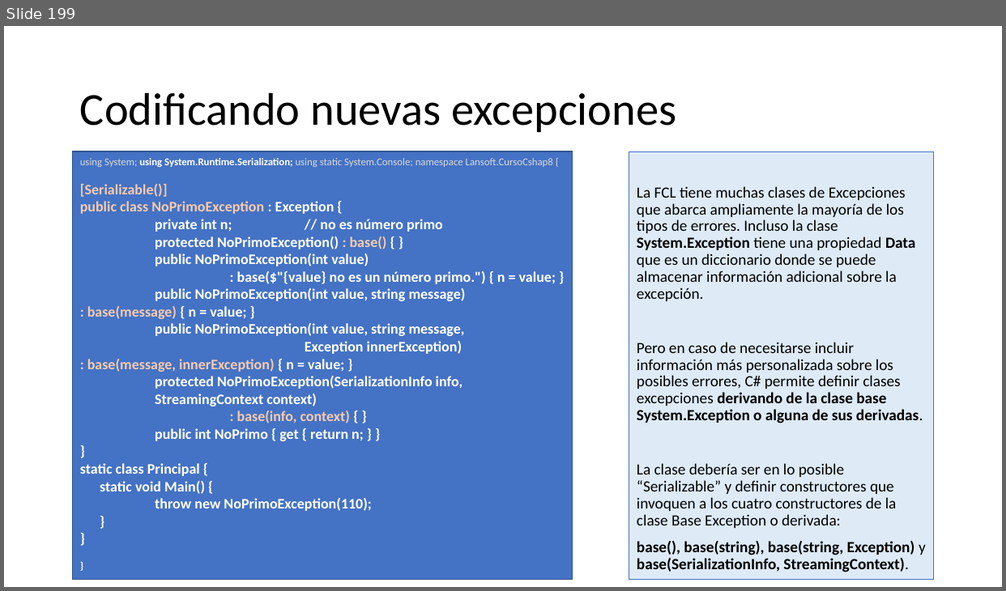
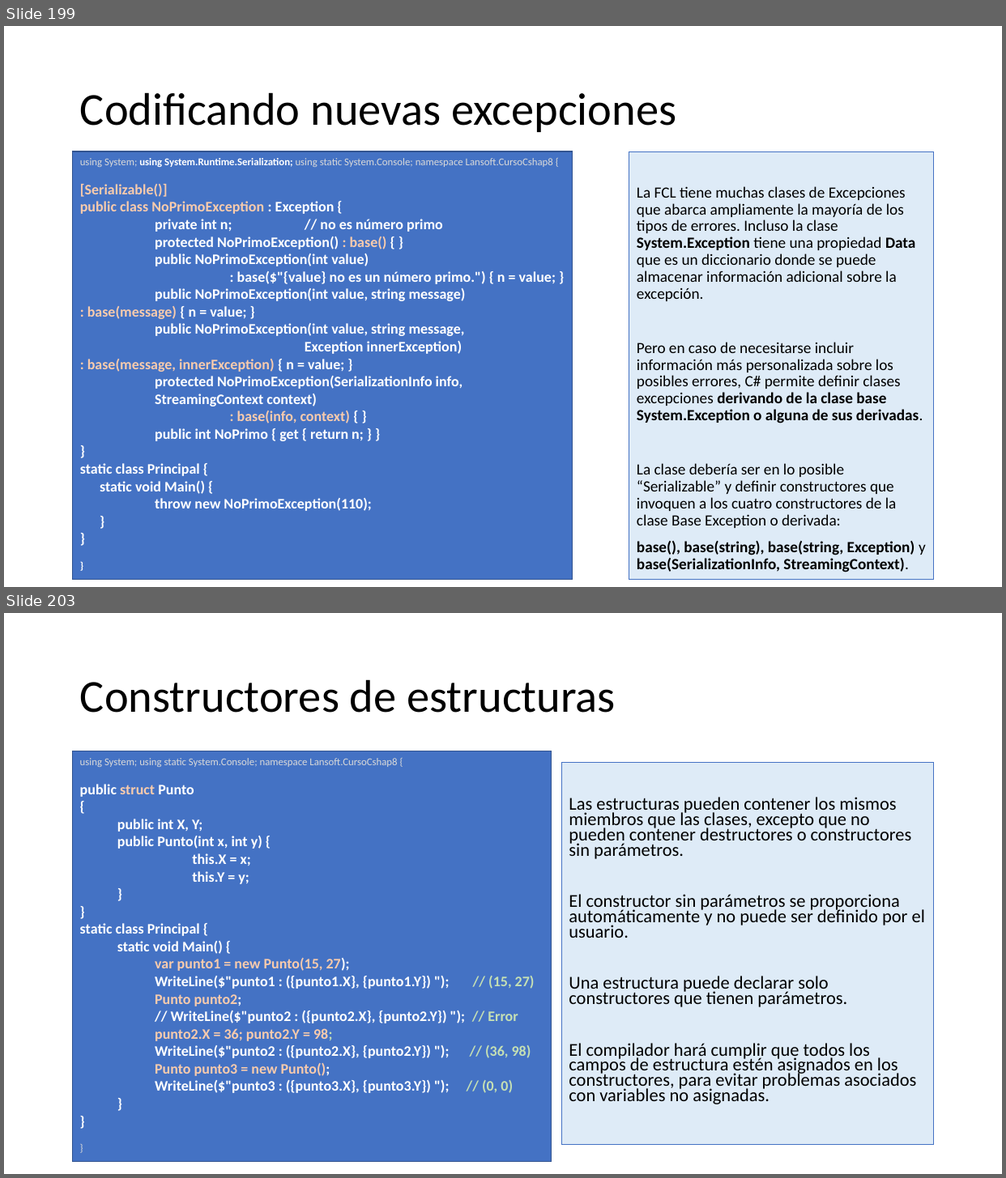
Before and after one commit to AlbertOsinaga/CursoCSharp__8, a slide deck: CSharpQuickReferencia.pptx. Shown one above the other, each under a label of ours: slide 199 before the commit, slides 199 and 203 after it; the slides between them are not shown. The pictures are 1006x591 and 1006x1178 pixels, drawn with LibreOffice and Linux fonts; fonts in the diff are those of the drawing. Boxes give left, top, right and bottom in pixels: in the first picture for what was removed or moved away, otherwise in the second. Text is boxed around its words. In the diff, an @@ line names an element or a change of style, - is before the commit and + after.

```diff
--- a/CSharpQuickReferencia.pptx
+++ b/CSharpQuickReferencia.pptx
@@ slide 203 added at <box>4,613,1002,1174</box>, background #FFFFFF @@
@@ title added at <box>80,679,616,713</box>, 44 pt, text #000000 @@
+Constructores de estructuras
@@ rectangle added at <box>73,752,552,1162</box>, fill #4472C4, outline #325491 1 pt, 14 pt, text #FFFFFF, bold @@
+using System; using static System.Console; namespace Lansoft.CursoCshap8 {
+public struct Punto
+{
+  public int X, Y;
+  public Punto(int x, int y) {
+  this.X = x;
+  this.Y = y;
+  }
+}
+static class Principal {
+  static void Main() {
+    var punto1 = new Punto(15, 27);
+    WriteLine($"punto1 : ({punto1.X}, {punto1.Y}) "); // (15, 27)
+    Punto punto2;
+    // WriteLine($"punto2 : ({punto2.X}, {punto2.Y}) "); // Error
+    punto2.X = 36; punto2.Y = 98;
+    WriteLine($"punto2 : ({punto2.X}, {punto2.Y}) "); // (36, 98)
+    Punto punto3 = new Punto();
+    WriteLine($"punto3 : ({punto3.X}, {punto3.Y}) "); // (0, 0)
+  }
+}
+}
@@ text added at <box>562,763,934,1144</box>, fill #DEEBF7, outline #4472C4 0.75 pt, 17.5 pt, text #000000 @@
+Las estructuras pueden contener los mismos miembros que las clases, excepto que no pueden contener destructores o constructores sin parámetros.
+El constructor sin parámetros se proporciona automáticamente y no puede ser definido por el usuario.
+Una estructura puede declarar solo constructores que tienen parámetros.
+El compilador hará cumplir que todos los campos de estructura estén asignados en los constructores, para evitar problemas asociados con variables no asignadas.
```
Also in this commit, not shown: 1 slide changed, 9 other slides added, 1 other file.
